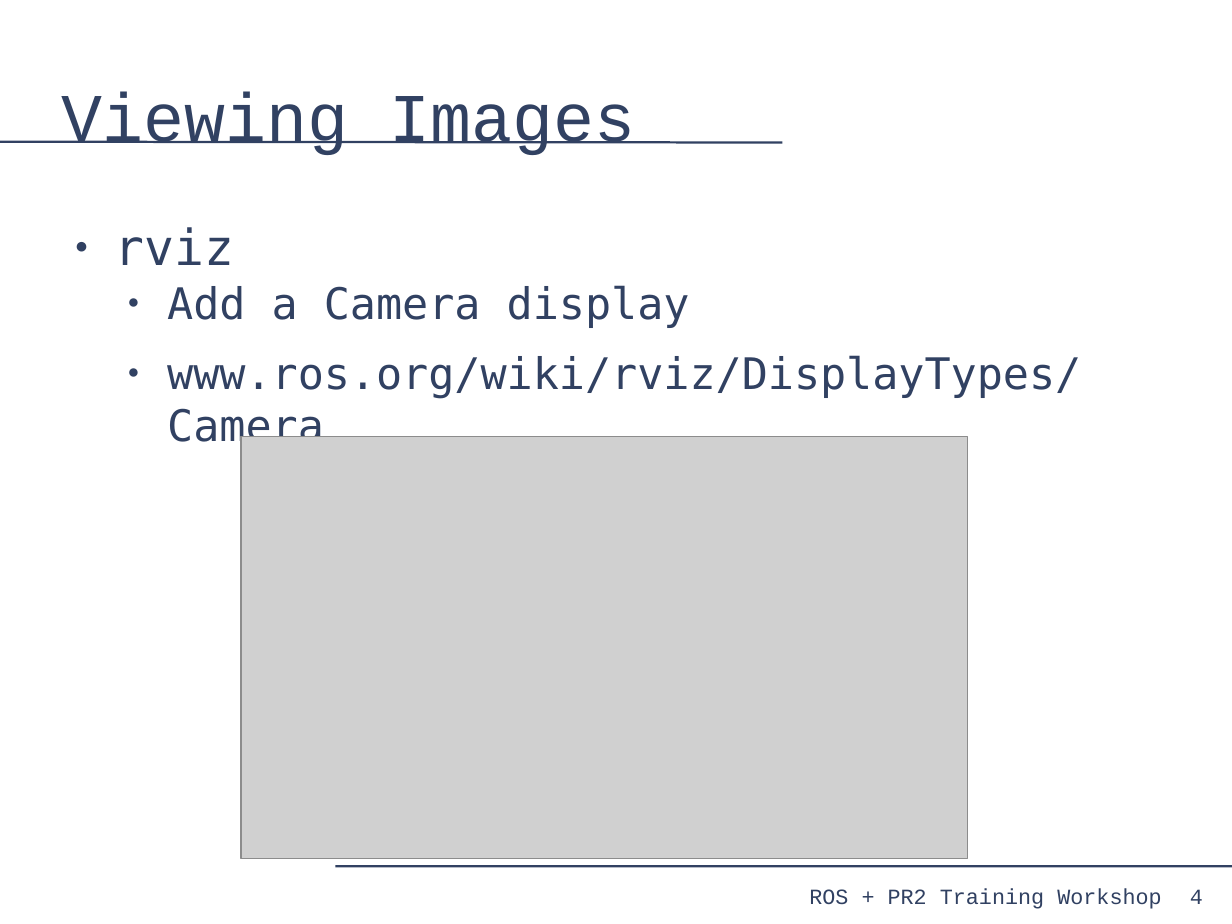
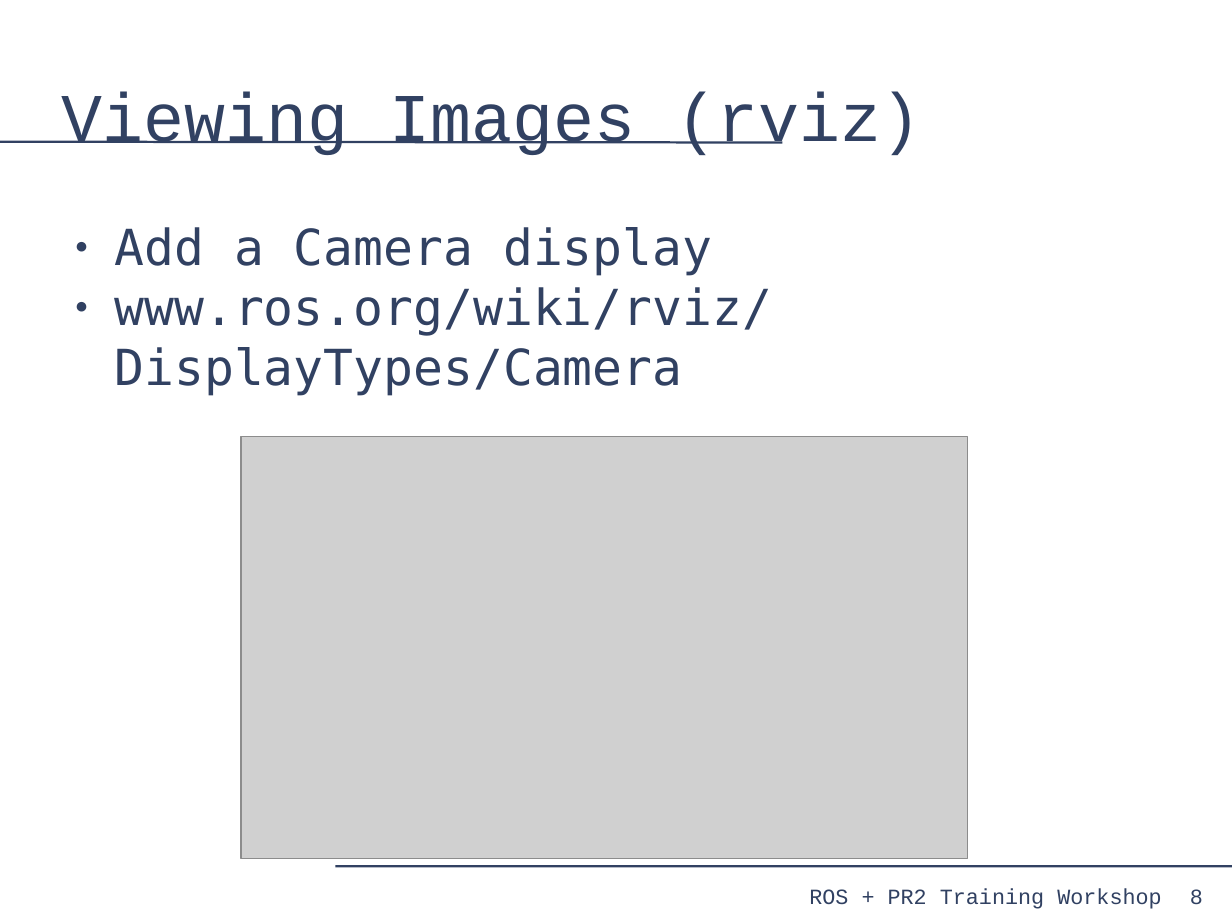
Before and after one commit to PR2/pr2_docs, a slide deck: slide 8 of pr2_training_workshop/processing_camera_data/slides.odp (slide 4 before the commit). Drawn at 1232x924 pixels with LibreOffice and Linux fonts; fonts in the diff are those of the drawing; grey boxes stand for pictures. Boxes give left, top, right and bottom in pixels: in the first picture for what was removed or moved away, otherwise in the second. Text is boxed around its words. In the diff, an @@ line names an element or a change of style, - is before the commit and + after.

Commit message:
processing_camera_data: Rearranged slides to follow image_pipeline data flow.

```diff
--- a/pr2_training_workshop/processing_camera_data/slides.odp
+++ b/pr2_training_workshop/processing_camera_data/slides.odp
@@ title at (62,91,922,155): text changed @@
-Viewing Images
+Viewing Images (rviz)
@@ text "Add a Camera display" at (114,227,772,396): size 28 to 32 pt; list level 2 to 1 in "Add a Camera display"; list level 2 to 1 in "www.ros.org/wiki/rviz/DisplayTypes/Camera" @@
@@ text at (114,227,234,265): paragraph removed @@
-● rviz
@@ page number at (1190,889,1203,905): text changed @@
-4
+8
```
Also in this commit, not shown: 1 other slide changed, 1 slide added, 1 slide removed.
